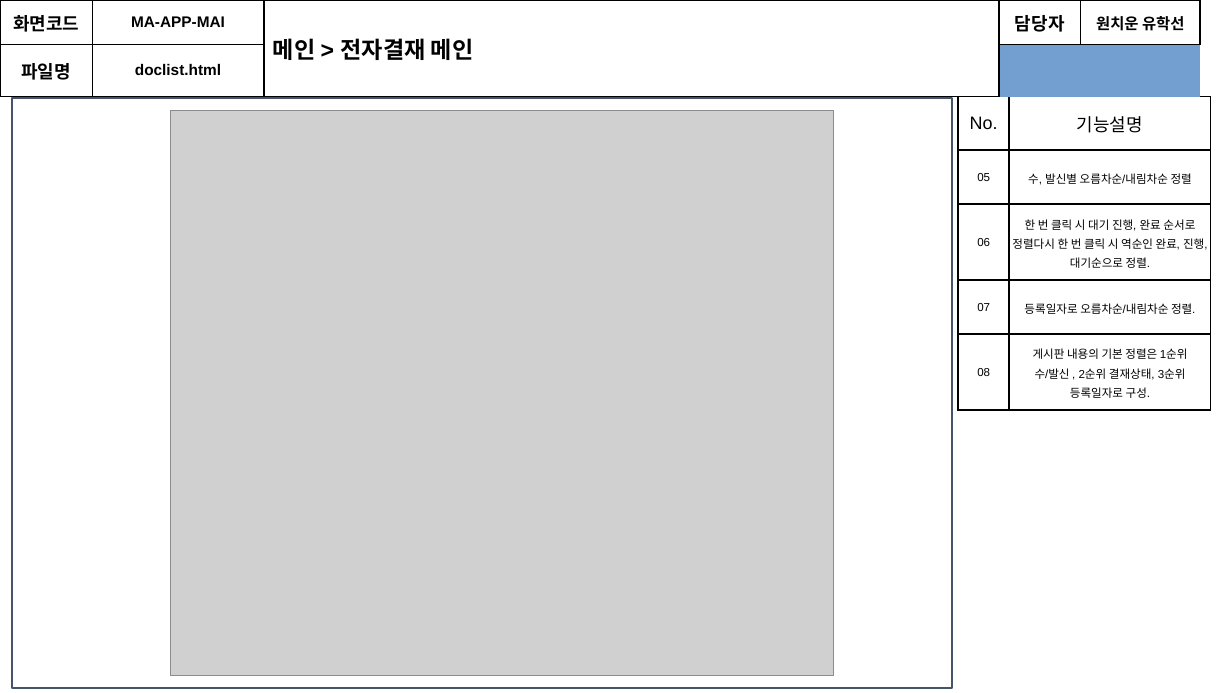
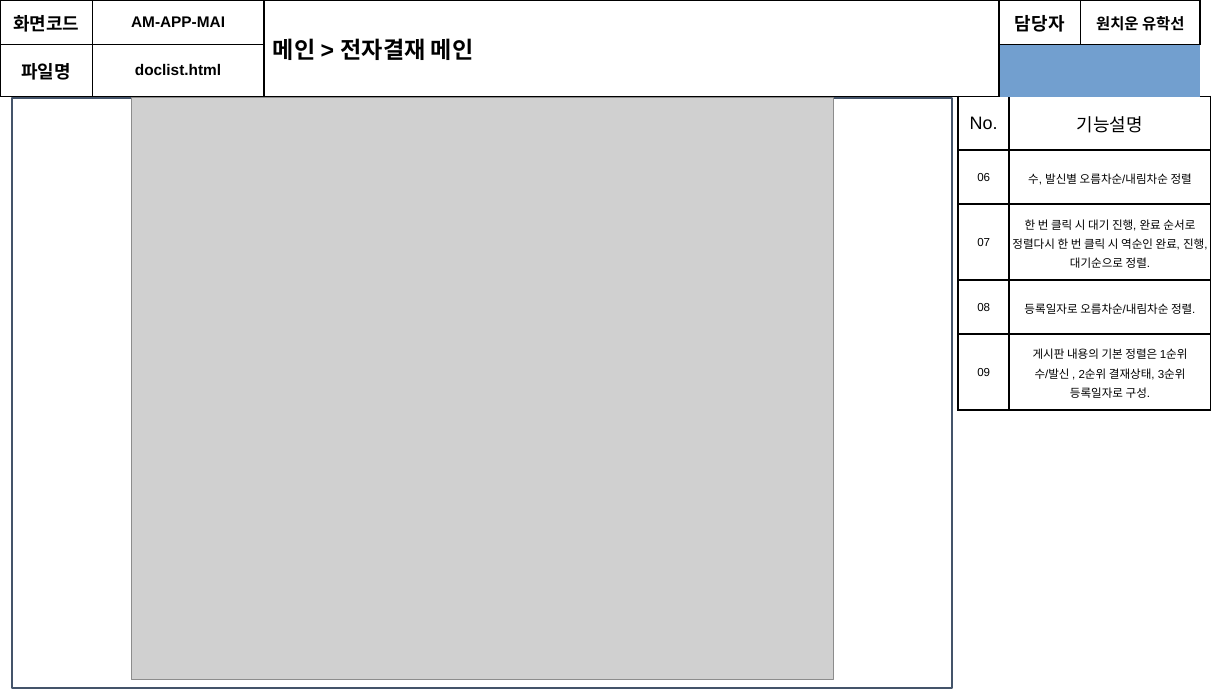
Before and after one commit to soulluna/-6th-_cosmo_1th_group, a slide deck: slide 13 of 포트폴리오 각종 서식/[6기]1조_화면설계서_V1.3.pptx. Drawn at 1232x693 pixels with LibreOffice and Linux fonts; fonts in the diff are those of the drawing; grey boxes stand for pictures. Boxes give left, top, right and bottom in pixels: in the first picture for what was removed or moved away, otherwise in the second. Text is boxed around its words. In the diff, an @@ line names an element or a change of style, - is before the commit and + after.

```diff
--- a/포트폴리오 각종 서식/[6기]1조_화면설계서_V1.3.pptx
+++ b/포트폴리오 각종 서식/[6기]1조_화면설계서_V1.3.pptx
@@ table at [10,13,1210,93] @@
-row 1, column 2: MA-APP-MAI
+row 1, column 2: AM-APP-MAI
@@ picture: place and size @@
-picture at [170,110,834,676]
+picture at [131,98,834,680]
@@ table at [958,97,1211,402] @@
-row 2, column 1: 05
+row 2, column 1: 06
-row 3, column 1: 06
+row 3, column 1: 07
-row 4, column 1: 07
+row 4, column 1: 08
-row 5, column 1: 08
+row 5, column 1: 09
```
Also in this commit, not shown: 31 other slides changed, 1 other file.
